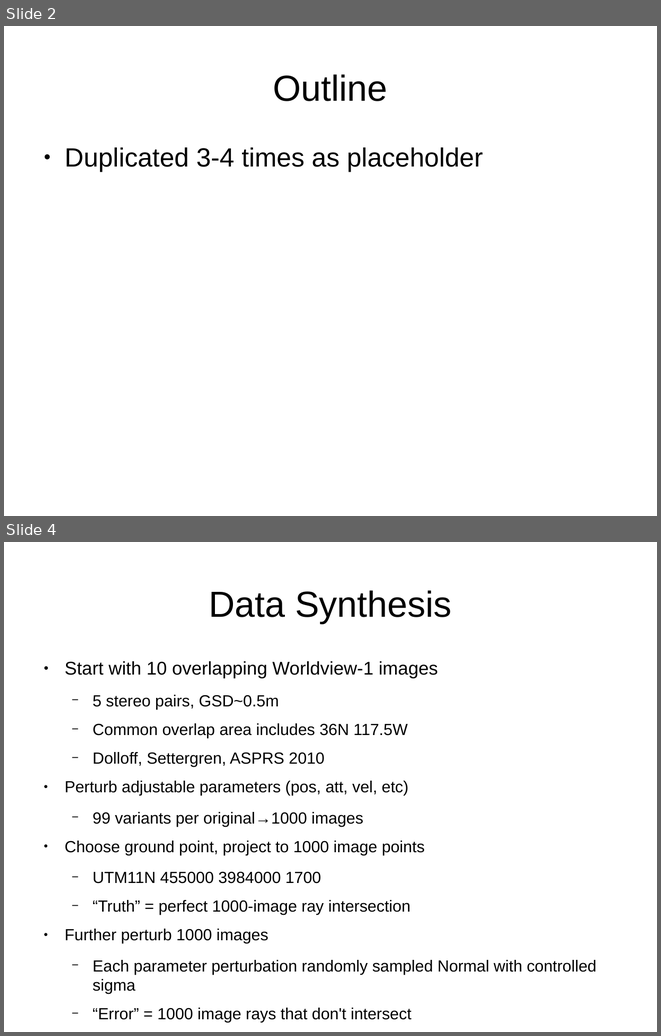
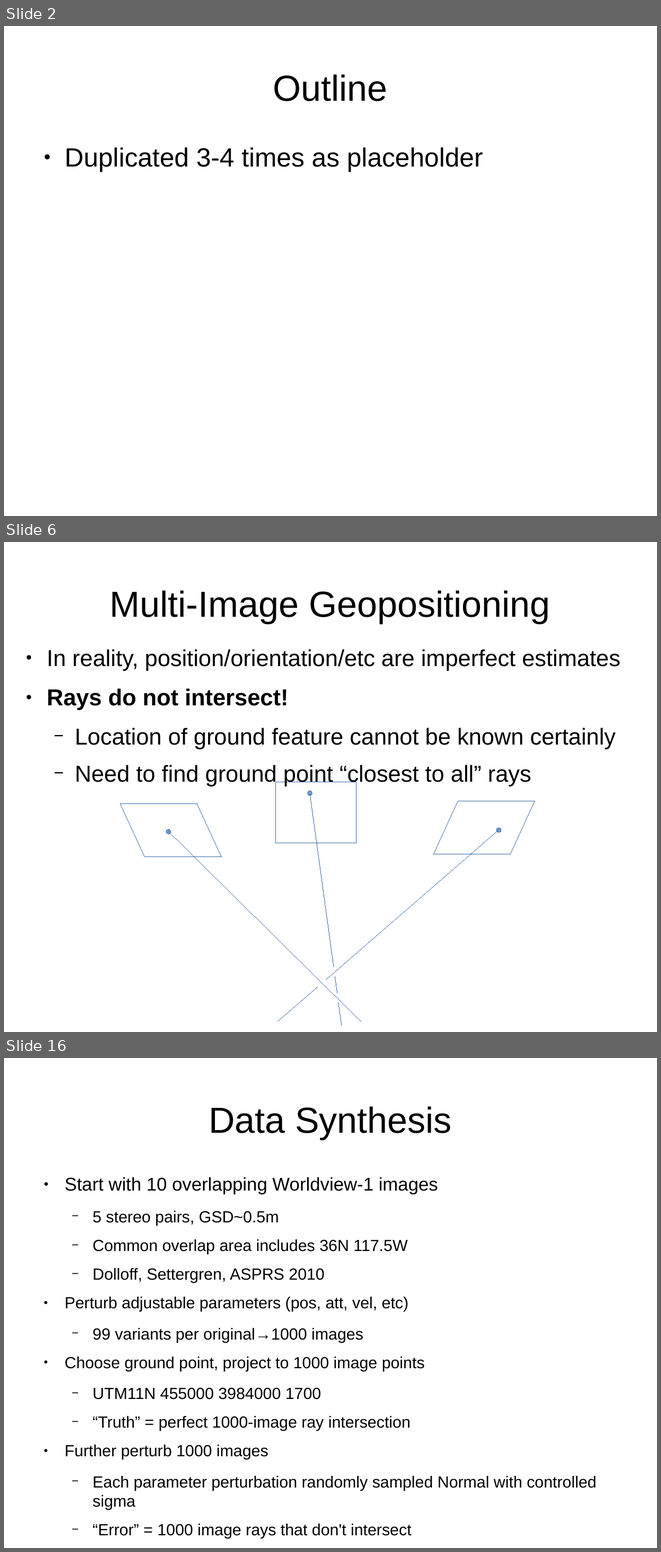
Before and after one commit to sethmerickel/Multi-Image-Geopositioning, a slide deck: papers/asprs2017.odp. Shown one above the other, each under a label of ours: slides 2 and 4 before the commit, slides 2, 6 and 16 after it; the slides between them are not shown. The pictures are 661x1036 and 661x1552 pixels, drawn with LibreOffice and Linux fonts; fonts in the diff are those of the drawing. Boxes give left, top, right and bottom in pixels: in the first picture for what was removed or moved away, otherwise in the second. Text is boxed around its words. In the diff, an @@ line names an element or a change of style, - is before the commit and + after.

```diff
--- a/papers/asprs2017.odp
+++ b/papers/asprs2017.odp
@@ slide 6 added at box(4, 542, 657, 1032), background #FFFFFF @@
@@ title added at box(110, 590, 550, 623), 44 pt, text #000000 @@
+Multi-Image Geopositioning
@@ text added at box(47, 649, 620, 786), 28 pt, text #000000 @@
+● In reality, position/orientation/etc are imperfect estimates
+● Rays do not intersect!
+  − Location of ground feature cannot be known certainly
+  − Need to find ground point “closest to all” rays
@@ group added at box(120, 782, 535, 1025): 6 lines, 3 ellipses, 2 parallelograms, 1 rectangle @@
@@ what was slide 4 is now slide 16 @@
```
Also in this commit, not shown: 1 slide changed, 11 other slides added.
